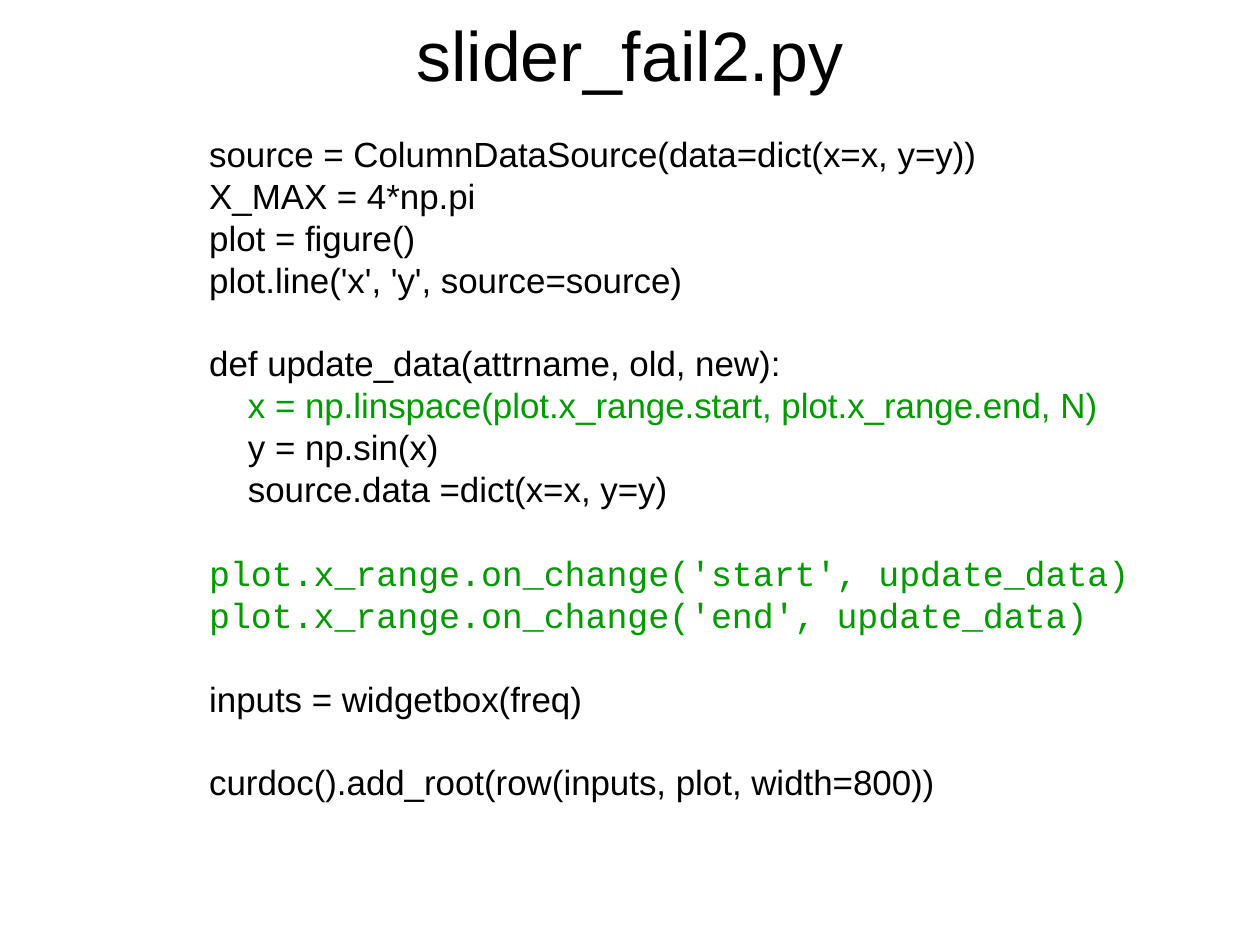
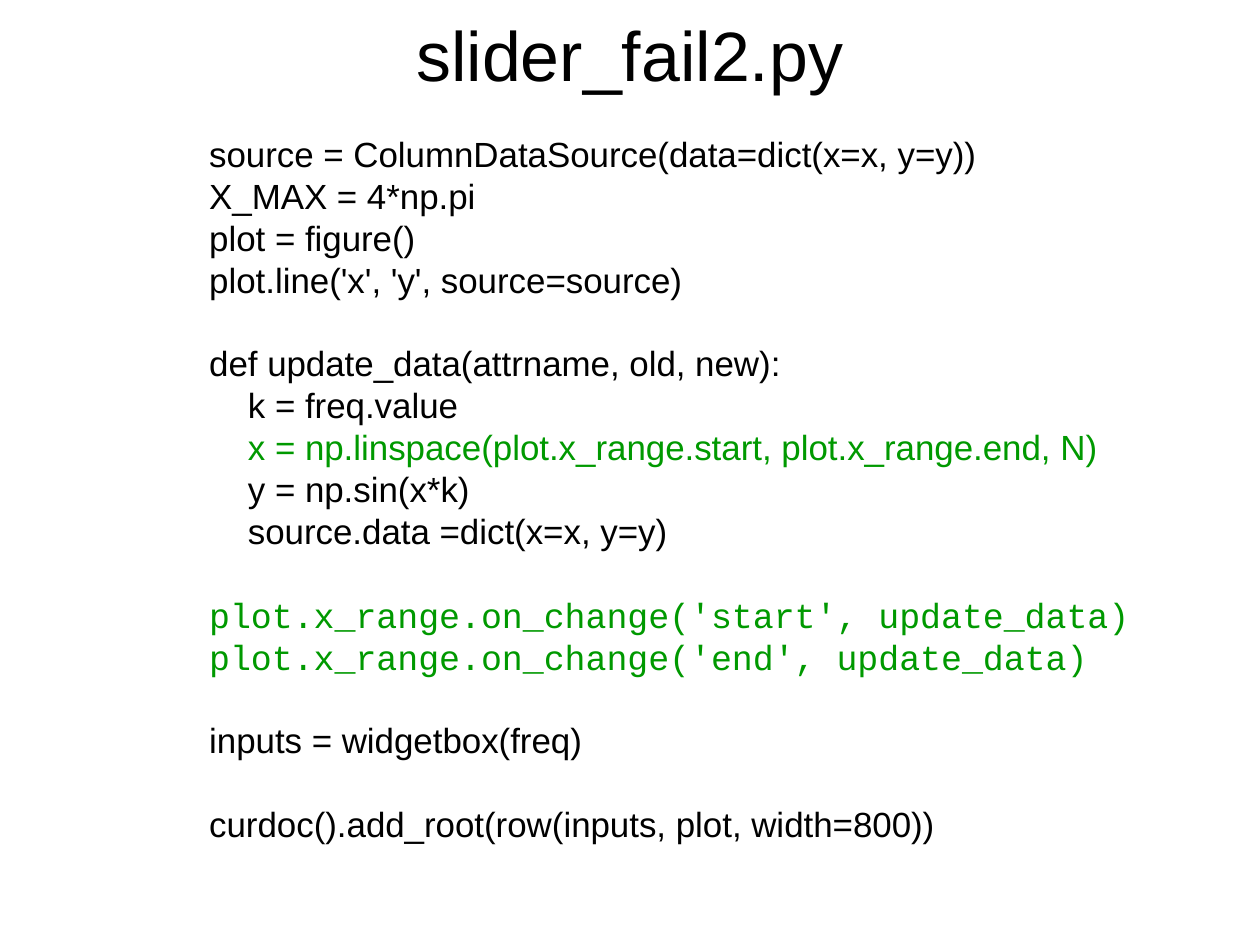
Before and after one commit to Inqbus/python_summit, a slide deck: slide 58 of vortrag/bokeh_sandra.odp (slide 56 before the commit). Drawn at 1260x945 pixels with LibreOffice and Linux fonts; fonts in the diff are those of the drawing. Boxes give left, top, right and bottom in pixels: in the first picture for what was removed or moved away, otherwise in the second. Text is boxed around its words. In the diff, an @@ line names an element or a change of style, - is before the commit and + after.

```diff
--- a/vortrag/bokeh_sandra.odp
+++ b/vortrag/bokeh_sandra.odp
@@ text at bbox=[248, 392, 458, 425]: paragraph added @@
+k = freq.value
@@ text at bbox=[248, 476, 470, 509]: text changed @@
-y = np.sin(x)
+y = np.sin(x*k)
```
Also in this commit, not shown: 9 other slides changed, 4 slides added, 1 slide removed, 5 other files.
